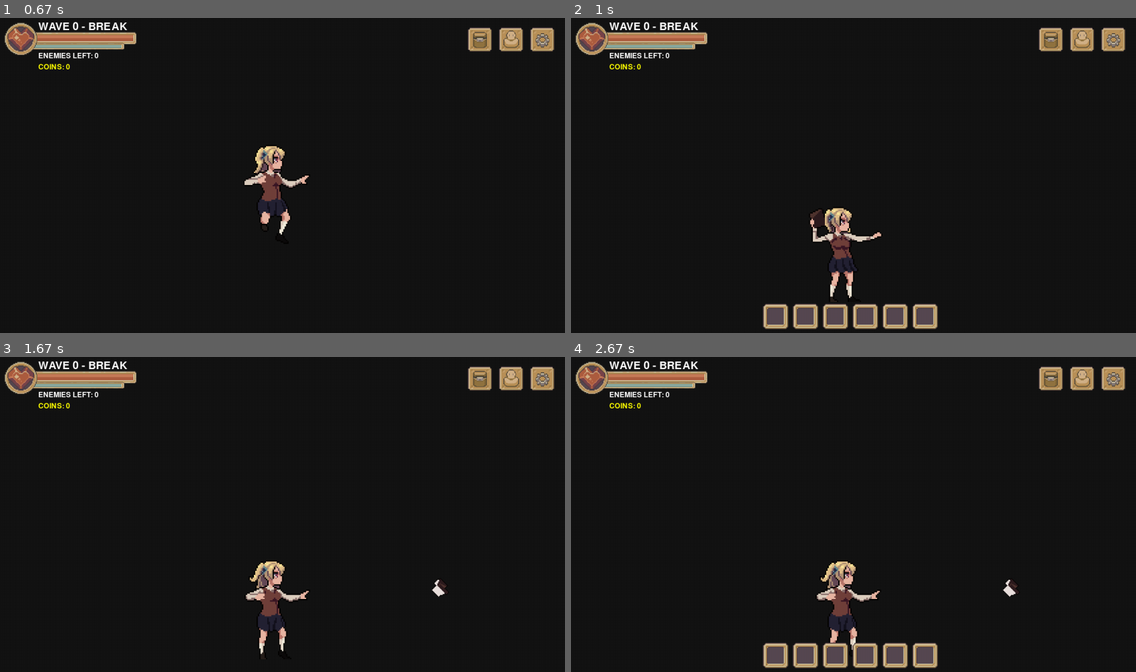
Above: before the commit, frames 1-4 (two rows, left to right).
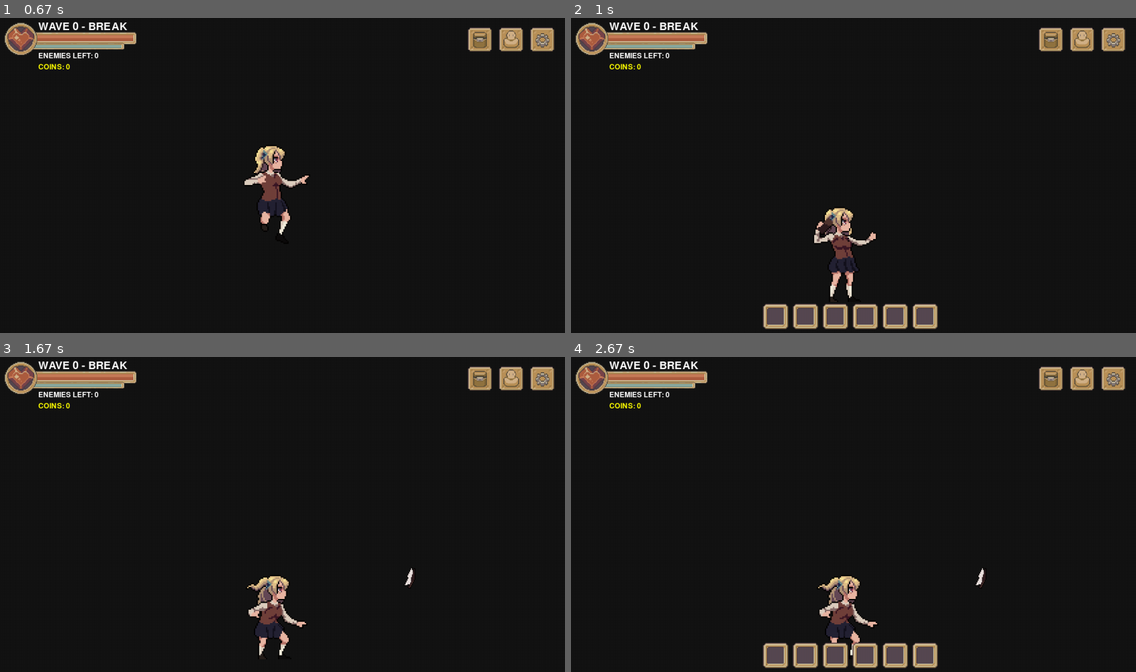
Above: after the commit, the same moments.

Repository: Mikegt106/Pygame_dev
Game: pygame game, started from main.py
The game is run twice, just before and just after one commit, with the same random seed, the same clock (stepped at 60 frames per second) and the same inputs.
Inputs (mouse positions are in pixels of both pictures, inside the frame that each line leads up to):
- Up to frame 1 (0.67 s): tap Space at 0.33 s
- Up to frame 2 (1 s): press the mouse at (1051, 40) at 0.7 s; move the mouse to (881, 77) at 0.8 s; release the mouse at (717, 112) at 0.93 s
- Up to frame 3 (1.67 s): press the mouse at (355, 656) at 1.03 s; move the mouse to (361, 561) at 1.13 s; release the mouse at (367, 470) at 1.27 s; press the mouse at (480, 379) at 1.37 s; move the mouse to (355, 394) at 1.47 s; release the mouse at (231, 410) at 1.6 s
- Up to frame 4 (2.67 s): press the mouse at (1079, 379) at 1.7 s; move the mouse to (859, 442) at 1.8 s; release the mouse at (638, 508) at 1.93 s; press the mouse at (1113, 379) at 2.03 s; move the mouse to (1000, 508) at 2.13 s; release the mouse at (893, 637) at 2.27 s; press the mouse at (1051, 379) at 2.37 s; move the mouse to (915, 423) at 2.47 s; release the mouse at (774, 467) at 2.6 s

Frame 1 is identical in both runs. In frame 2, 0.7% of the frame differs, in the area x 42-55%, y 60-88%; in frame 3, 1.4%, in the area x 43-80%, y 64-96%; in frame 4, 1.4%.

Commit message:
Hover UI  - click fixed

Diff:
--- a/entities/player.py
+++ b/entities/player.py
@@ -118,12 +118,10 @@
     def mana_regening(self):
         return self.mana_sys.regening
 
-    def update(self, keys, dt: float, projectiles: list, projectile_cfg: dict):
-        # block system update
-        protecting_key = keys[pygame.K_e]
-        self.block.update(dt, protecting_key)
-
-        # timers
+    def update(self, keys, dt, projectiles, PROJECTILES, ui_block_input=False):
+        # ----------------------
+        # TIMERS
+        # ----------------------
         speed_mult = 1.0
         if self.slow_timer > 0:
             self.slow_timer = max(0.0, self.slow_timer - dt)
@@ -134,6 +132,28 @@
 
         if self.hurt_timer > 0:
             self.hurt_timer = max(0.0, self.hurt_timer - dt)
+
+        # ----------------------
+        # READ INPUTS ONCE
+        # ----------------------
+        mouse_buttons = pygame.mouse.get_pressed()
+
+        # ---- BLOCK INPUT ----
+        block_now = (mouse_buttons[2] or keys[pygame.K_e]) and (not ui_block_input)
+
+        if hasattr(self.block, "set_blocking"):
+            self.block.set_blocking(block_now)
+        else:
+            self.block.blocking = block_now
+
+        # BlockSystem per frame updaten
+        if hasattr(self.block, "update"):
+            self.block.update(dt, block_now)
+
+        # ---- ATTACK INPUT ----
+        attack_now = (keys[pygame.K_RETURN] or (mouse_buttons[0] and not ui_block_input))
+        attack_pressed = attack_now and not self.attack_key_prev
+        self.attack_key_prev = attack_now
 
         # ----------------------
         # JUMP INPUT
@@ -154,8 +174,6 @@
         if can_start_jump:
             self.vel_y = -self.jump_strength
             self.on_ground = False
-
-            # ✅ lock jump anim until finished + landed
             if "jump" in self.anim.animations:
                 self.jump_anim_lock = True
                 self.anim.play("jump", reset_if_same=True)
@@ -185,6 +203,14 @@
         # PRIORITY STATES
         # ----------------------
         if self.dead:
+            # force release block zodat shield niet kan blijven hangen
+            if hasattr(self.block, "set_blocking"):
+                self.block.set_blocking(False)
+            else:
+                self.block.blocking = False
+            if hasattr(self.block, "update"):
+                self.block.update(dt, block_now)
+
             self.jump_anim_lock = False
             self.anim.play("dead")
             self.anim.update(dt)
@@ -192,6 +218,14 @@
             return
 
         if self.hurt_timer > 0:
+            # force release block zodat shield niet kan blijven hangen
+            if hasattr(self.block, "set_blocking"):
+                self.block.set_blocking(False)
+            else:
+                self.block.blocking = False
+            if hasattr(self.block, "update"):
+                self.block.update(dt, block_now)
+
             self.jump_anim_lock = False
             self.anim.play("hurt")
             self.anim.update(dt)
@@ -199,13 +233,8 @@
             return
 
         # ----------------------
-        # INPUTS (attack/move)
-        # ----------------------
-        mouse_buttons = pygame.mouse.get_pressed()
-        attack_now = keys[pygame.K_RETURN] or mouse_buttons[0]
-        attack_pressed = attack_now and not self.attack_key_prev
-        self.attack_key_prev = attack_now
-
+        # MOVEMENT
+        # ----------------------
         protecting = self.block.blocking
         can_move = (self.anim.state != "attack") and (not protecting)
 
@@ -238,7 +267,7 @@
                 direction = 1 if self.facing_right else -1
                 spawn_x = self.rect.centerx + (30 * direction)
                 spawn_y = self.rect.centery + 50
-                projectiles.append(BookProjectile(spawn_x, spawn_y, direction, projectile_cfg["book"]))
+                projectiles.append(BookProjectile(spawn_x, spawn_y, direction, PROJECTILES["book"]))
                 self.attack_spawned = True
 
             if self.anim.finished:
@@ -254,19 +283,15 @@
                 self.anim.play("protect")
                 self.anim.update(dt)
 
-            # ✅ jump lock krijgt voorrang op ALLES (ook al ben je al geland)
             elif self.jump_anim_lock and ("jump" in self.anim.animations):
                 self.anim.play("jump")  # niet resetten
                 self.anim.update(dt)
 
-                # unlock pas als anim klaar is én je op de grond staat
                 if self.anim.finished and self.on_ground:
                     self.jump_anim_lock = False
 
-            # (optioneel) als je ooit een "fall" anim wil: hier toevoegen
             elif not self.on_ground:
                 if "jump" in self.anim.animations:
-                    # tijdens airtime (zonder lock) toch jump tonen
                     self.anim.play("jump")
                 else:
                     self.anim.play("idle")
--- a/main.py
+++ b/main.py
@@ -27,11 +27,8 @@
 inventory_ui = InventoryUI(screen)
 loot_sys = LootSystem()
 
-# --------------------------------------------------
-# SPAWNER (wordt per wave aangepast)
-# --------------------------------------------------
 spawner = EnemySpawner(
-    pool=config.ENEMY_POOL,   # startpool (overschreven door waves)
+    pool=config.ENEMY_POOL,
     cfg_module=config,
     spawn_y=680,
     interval_min=1.2,
@@ -39,33 +36,51 @@
     max_enemies=6,
 )
 
-# --------------------------------------------------
-# WAVE SYSTEM
-# --------------------------------------------------
-wave_sys = WaveSystem(
-    waves=config.WAVES,
-    break_time=4.0
-)
+wave_sys = WaveSystem(waves=config.WAVES, break_time=4.0)
 wave_sys.start()
 
-# --------------------------------------------------
-# RESET
-# --------------------------------------------------
+
 def reset_game():
     spawner.reset()
     wave_sys.start()
-
     player = Player(640, 680, config.PLAYER)
     projectiles = []
     enemies = []
     pickups = []
     return player, projectiles, enemies, pickups
 
+
 player, projectiles, enemies, pickups = reset_game()
 
 running = True
 while running:
     dt = clock.tick(60) / 1000.0
+    keys = pygame.key.get_pressed()
+
+    # --------------------------------------------------
+    # UI UPDATE (hover states)
+    # --------------------------------------------------
+    menu_ui.update()
+    inventory_ui.update(dt)
+
+    # --------------------------------------------------
+    # UI BLOCK INPUT (per frame)
+    # - blokkeer ENKEL wanneer je echt over UI hovert
+    # - inventory open mag, maar buiten de slots moet je kunnen attacken
+    # --------------------------------------------------
+    mouse_pos = pygame.mouse.get_pos()
+    ui_block_input = False
+
+    # hover over inventory slots
+    if inventory_ui.visible and any(r.collidepoint(mouse_pos) for r in inventory_ui.rects):
+        ui_block_input = True
+
+    # hover over menu buttons
+    if any(r.collidepoint(mouse_pos) for r in menu_ui.rects):
+        ui_block_input = True
+
+    # als je deze frame op UI klikt, blokkeer ook (zodat UI-click nooit attack triggert)
+    ui_used_click_this_frame = False
 
     # --------------------------------------------------
     # EVENTS
@@ -77,29 +92,37 @@
         if event.type == pygame.KEYDOWN and event.key == pygame.K_r:
             player, projectiles, enemies, pickups = reset_game()
 
-        clicked = menu_ui.handle_event(event)
-        if clicked == 0:
-            inventory_ui.toggle()
-            print("Backpack clicked")
-        elif clicked == 1:
-            print("Profile clicked")
-        elif clicked == 2:
-            print("Settings clicked")
-
-    keys = pygame.key.get_pressed()
-
-    # --------------------------------------------------
-    # WAVE UPDATE (stuurt spawner)
+        used_ui, clicked = menu_ui.handle_event(event)
+        if used_ui:
+            ui_used_click_this_frame = True
+
+            if clicked == 0:
+                inventory_ui.toggle()
+                print("Backpack clicked")
+            elif clicked == 1:
+                print("Profile clicked")
+            elif clicked == 2:
+                print("Settings clicked")
+
+        # (optioneel) inventory events (als je later clicks toevoegt)
+        if hasattr(inventory_ui, "handle_event"):
+            if inventory_ui.handle_event(event):
+                ui_used_click_this_frame = True
+
+    ui_block_input = ui_block_input or ui_used_click_this_frame
+
+    # --------------------------------------------------
+    # WAVE UPDATE
     # --------------------------------------------------
     wave_sys.update(dt, spawner, enemies)
 
     # --------------------------------------------------
-    # PLAYER UPDATE (ALTIJD)
-    # --------------------------------------------------
-    player.update(keys, dt, projectiles, config.PROJECTILES)
-
-    # --------------------------------------------------
-    # SPAWN (max 1x per frame)
+    # PLAYER UPDATE (met UI block)
+    # --------------------------------------------------
+    player.update(keys, dt, projectiles, config.PROJECTILES, ui_block_input)
+
+    # --------------------------------------------------
+    # SPAWN
     # --------------------------------------------------
     if (not player.dead) and wave_sys.can_spawn():
         before = len(enemies)
@@ -109,31 +132,26 @@
             wave_sys.on_spawned(spawned_now)
 
     # --------------------------------------------------
-    # ENEMIES UPDATE
+    # ENEMIES / PROJECTILES
     # --------------------------------------------------
     for e in enemies:
         e.update(dt, player)
 
-    # --------------------------------------------------
-    # PROJECTILES UPDATE
-    # --------------------------------------------------
     for p in projectiles:
         p.update(dt)
 
     # --------------------------------------------------
-    # PICKUPS UPDATE
+    # PICKUPS
     # --------------------------------------------------
     for c in pickups:
         was_collected = getattr(c, "collected", False)
-
-        # coin beslist zelf magnet + collect
         c.update(dt, player.rect.midbottom)
 
         if (not was_collected) and getattr(c, "collected", False):
             player.coins = getattr(player, "coins", 0) + getattr(c, "value", 1)
 
     # --------------------------------------------------
-    # COLLISIONS (projectiles -> enemies)
+    # COLLISIONS
     # --------------------------------------------------
     for p in projectiles:
         for e in enemies:
@@ -142,14 +160,14 @@
                 p.age = p.lifetime
 
     # --------------------------------------------------
-    # LOOT DROPS (enemy net gestorven) ✅
+    # LOOT
     # --------------------------------------------------
     for e in enemies:
         if getattr(e, "dead", False) and not getattr(e, "_loot_dropped", False):
             loot_sys.on_enemy_death(e, pickups)
 
     # --------------------------------------------------
-    # CLEANUP ✅
+    # CLEANUP
     # --------------------------------------------------
     projectiles = [p for p in projectiles if not p.is_dead()]
     enemies = [e for e in enemies if not getattr(e, "remove", False)]
@@ -174,27 +192,13 @@
     # --------------------------------------------------
     screen.fill((20, 20, 20))
 
-    # --- Wave label ---
-    wave_text = font.render(
-        f"WAVE {wave_sys.wave} - {wave_sys.state}",
-        True,
-        (255, 255, 255),
-    )
+    wave_text = font.render(f"WAVE {wave_sys.wave} - {wave_sys.state}", True, (255, 255, 255))
     screen.blit(wave_text, (100, 10))
 
-    # --- Enemies left ---
-    remaining = max(
-        0,
-        (wave_sys.spawn_limit - wave_sys.spawned) + len(enemies),
-    )
-    left_text = font_small.render(
-        f"ENEMIES LEFT: {remaining}",
-        True,
-        (255, 255, 255),
-    )
+    remaining = max(0, (wave_sys.spawn_limit - wave_sys.spawned) + len(enemies))
+    left_text = font_small.render(f"ENEMIES LEFT: {remaining}", True, (255, 255, 255))
     screen.blit(left_text, (100, 80))
 
-    # --- Wave cleared toast ---
     if wave_sys.toast_text:
         toast = font_big.render(wave_sys.toast_text, True, (255, 255, 255))
         toast = toast.convert_alpha()
@@ -210,18 +214,15 @@
     for p in projectiles:
         p.draw(screen)
 
-    # pickups tekenen
     for c in pickups:
         c.draw(screen)
 
     coin_text = font_small.render(f"COINS: {getattr(player, 'coins', 0)}", True, (255, 255, 0))
     screen.blit(coin_text, (100, 105))
 
-    # UI tekenen
+    # UI als laatste tekenen (boven alles)
     statui.draw(screen)
-    menu_ui.update()
     menu_ui.draw()
-    inventory_ui.update(dt)
     inventory_ui.draw()
 
     if player.dead:
--- a/ui/inventory_ui.py
+++ b/ui/inventory_ui.py
@@ -65,6 +65,29 @@
                 self.label_offset[i] = float(self.hidden_offset)
 
     # -------------------------
+    def is_hovered(self) -> bool:
+        """True als muis boven een slot zit (alleen relevant als visible)."""
+        if not self.visible:
+            return False
+        mx, my = pygame.mouse.get_pos()
+        return any(r.collidepoint((mx, my)) for r in self.rects)
+
+    # -------------------------
+    def handle_event(self, event) -> bool:
+        """
+        Return True als inventory de input gebruikt (click consume).
+        (Later kan je hier slot-index teruggeven.)
+        """
+        if not self.visible:
+            return False
+
+        if event.type == pygame.MOUSEBUTTONDOWN and event.button == 1:
+            for r in self.rects:
+                if r.collidepoint(event.pos):
+                    return True
+        return False
+
+    # -------------------------
     def update(self, dt: float):
         if not self.visible:
             return
@@ -75,7 +98,9 @@
             hovering = r.collidepoint((mx, my))
             target = 0.0 if hovering else float(self.hidden_offset)
 
-            self.label_offset[i] += (target - self.label_offset[i]) * min(1.0, self.slide_speed * dt)
+            self.label_offset[i] += (target - self.label_offset[i]) * min(
+                1.0, self.slide_speed * dt
+            )
 
     # -------------------------
     def draw(self):
@@ -83,7 +108,7 @@
             return
 
         for i, r in enumerate(self.rects):
-            # 🔑 label zit BOVEN box, en schuift omhoog
+            # label zit BOVEN box, en schuift omhoog
             label_x = r.centerx - self.label_w // 2
             label_y = r.y - self.label_h + int(self.label_offset[i])
 
--- a/ui/menu_ui.py
+++ b/ui/menu_ui.py
@@ -84,8 +84,8 @@
         if event.type == pygame.MOUSEBUTTONDOWN and event.button == 1:
             for i, r in enumerate(self.rects):
                 if r.collidepoint(event.pos):
-                    return i
-        return None
+                    return True, i   # UI gebruikte de click
+        return False, None
 
     # -------------------------
     def draw(self):
